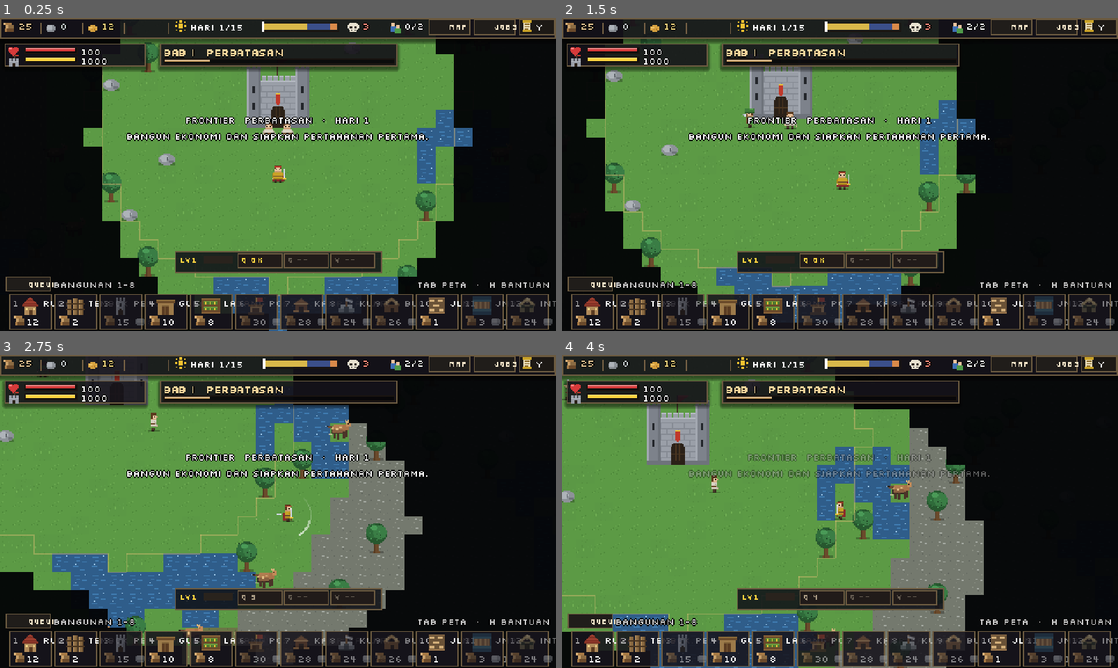
Above: before the commit, frames 1-4 (two rows, left to right).
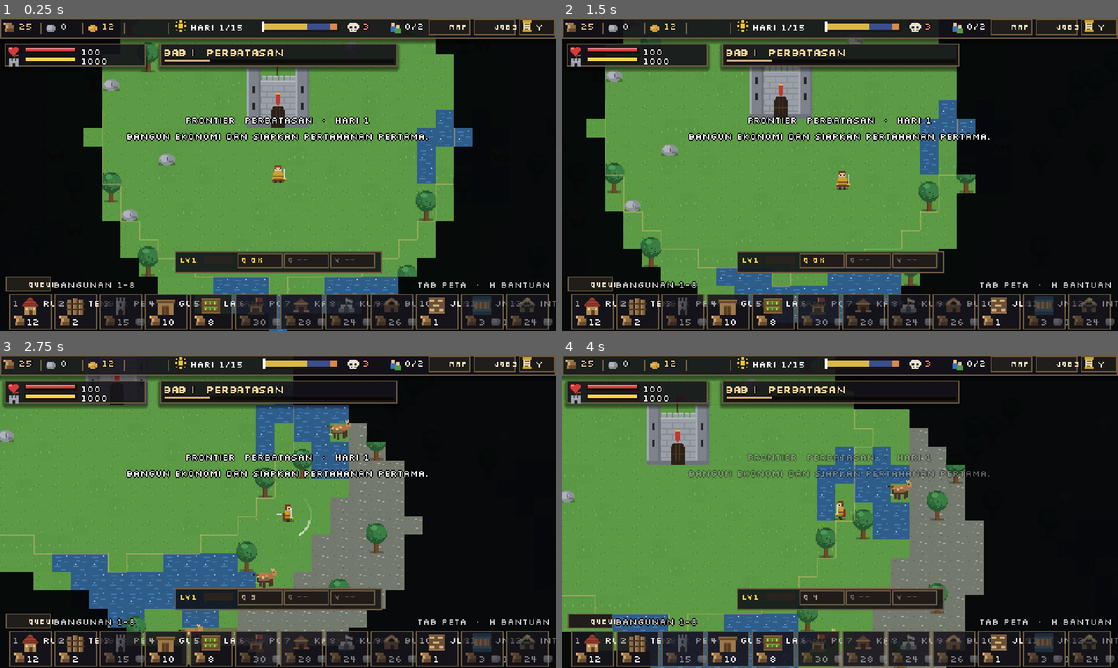
Above: after the commit, the same moments.

Repository: shimleabyte/hold-the-keep
Game: Godot game, scene res://scenes/main.tscn
The game is run twice, just before and just after one commit, with the same random seed, the same clock (stepped at 60 frames per second) and the same inputs.
Inputs (mouse positions are in pixels of both pictures, inside the frame that each line leads up to):
- Up to frame 1 (0.25 s): no input
- Up to frame 2 (1.5 s): tap Enter at 0.5 s; move the mouse to (962, 158) at 0.52 s; hold D (move_right) 0.53-1.28 s; hold F (attack) 0.53-1.28 s; click (962, 158) at 0.67 s; move the mouse to (728, 190) at 1.27 s; hold S (move_down) from 1.28 s (still down); tap C (ability_cleave) at 1.35 s
- Up to frame 3 (2.75 s): tap F (attack) at 1.55 s; move the mouse to (333, 442) at 2.02 s; release S (move_down) at 2.03 s; hold D (move_right) from 2.03 s (still down); hold F (attack) from 2.03 s (still down); tap Q (ability_dash) at 2.1 s
- Up to frame 4 (4 s): move the mouse to (812, 574) at 2.77 s; release D (move_right) at 2.78 s; release F (attack) at 2.78 s; hold W (move_up) 2.78-3.53 s; tap V (ability_rally) at 2.85 s; click (812, 574) at 2.92 s; tap F (attack) at 3.05 s; move the mouse to (1006, 558) at 3.52 s; hold A (move_left) from 3.53 s (still down); hold F (attack) from 3.53 s (still down)

The runs differ from the first frame. In frame 1, 0.1% of the frame differs, in the area x 47-53%, y 33-39%; in frame 2, 0.1%, in the area x 32-74%, y 1-36%; in frame 3, less than 0.1%; in frame 4, less than 0.1%.
Error after the commit: Parse Error: Cannot infer the type of "retreat" variable because the value doesn't have a set type. (res://scripts/entities/villager.gd:907)

Commit message:
feat: train archer-specialized soldiers at the range

Diff:
--- a/scripts/entities/arrow.gd
+++ b/scripts/entities/arrow.gd
@@ -15,7 +15,7 @@
 
 
 func _physics_process(delta: float) -> void:
-    if target == null or not is_instance_valid(target) or not target.is_in_group("enemies"):
+    if target == null or not is_instance_valid(target) or not target.is_in_group("enemies") and not target.is_in_group("enemy_garrison"):
         queue_free()
         return
     var aim := target.global_position + Vector2(0, -6)
--- a/scripts/entities/villager.gd
+++ b/scripts/entities/villager.gd
@@ -6,6 +6,7 @@
 
 const SpriteAnim := preload("res://scripts/entities/sprite_anim.gd")
 const Corpse := preload("res://scripts/entities/corpse.gd")
+const ArrowProjectile := preload("res://scripts/entities/arrow.gd")
 
 enum State { IDLE, TO_WORK, WORKING, TO_DEPOT, FLEEING, HIDDEN, FIGHT, EXPEDITION, RECALLING, SCOUTING, SCOUT_RETURNING }
 
@@ -38,6 +39,11 @@
 const SOLDIER_DAMAGE := 8
 const SOLDIER_INTERVAL := 0.8
 const SOLDIER_SEARCH := 300.0
+const ARCHER_SEARCH := 260.0
+const ARCHER_ATTACK_RANGE := 150.0
+const ARCHER_MIN_RANGE := 52.0
+const ARCHER_DAMAGE_MULT := 0.68
+const ARCHER_ATTACK_INTERVAL := 1.15
 const OUTPOST_GUARD_RADIUS := 128.0
 const OUTPOST_GUARD_ARRIVAL_RADIUS := 45.0
 const REACH := 11.0
@@ -63,10 +69,10 @@
 var military_specialization := ""
 var job: String:
     get:
-        return military_specialization if not military_specialization.is_empty() else occupation
+        return "soldier" if not military_specialization.is_empty() else occupation
     set(value):
-        if value == "soldier":
-            military_specialization = "soldier"
+        if value in ["soldier", "archer"]:
+            military_specialization = value
             occupation = ""
         else:
             occupation = value
@@ -209,8 +215,12 @@
     return "stone"
 
 
-func set_job(j: String) -> bool:
-    if j == job:
+func set_job(j: String, preferred_workplace = null) -> bool:
+    if j == "archer" and is_archer():
+        return true
+    if j == "soldier" and job == "soldier" and not is_archer():
+        return true
+    if j != "archer" and j != "soldier" and j == job:
         return true
     release_outpost_guard()
     _release()
@@ -221,10 +231,18 @@
     _scout_survey_t = 0.0
     _scout_revealed_at_target = false
     var old_max := max_hp
-    if job == "soldier" and j != "soldier":
+    if job == "soldier" and not ["soldier", "archer"].has(j):
         weapon_equipped = false
         armor_equipped = false
     job = j
+    if j == "archer" and not _claim_workplace("archer", preferred_workplace):
+        job = "soldier"
+        add_to_group("defenders")
+        max_hp = _hp_cap_for("soldier")
+        hp = clampi(roundi(float(hp) * max_hp / maxi(1, old_max)), 1, max_hp)
+        state = State.IDLE
+        queue_redraw()
+        return false
     if job in ["builder", "hunter", "scout", "healer", "blacksmith"] and not _claim_workplace(job):
         job = ""
         remove_from_group("defenders")
@@ -248,15 +266,21 @@
     queue_redraw()
     return true
 
-
 func has_valid_workplace() -> bool:
-    return workplace != null and is_instance_valid(workplace) and workplace_job == job
-
-
-func _claim_workplace(work_job: String) -> bool:
+    var expected_job := "archer" if is_archer() else job
+    return workplace != null and is_instance_valid(workplace) and workplace_job == expected_job
+
+
+func is_archer() -> bool:
+    return job == "soldier" and military_specialization == "archer"
+
+
+func _claim_workplace(work_job: String, preferred_workplace = null) -> bool:
     var best = null
     var best_path_length := INF
     for candidate in get_tree().get_nodes_in_group("buildings"):
+        if preferred_workplace != null and candidate != preferred_workplace:
+            continue
         if not candidate.has_method("free_slots") or candidate.free_slots(work_job) <= 0:
             continue
         var cells: Array[Vector2i] = candidate.cells()
@@ -283,18 +307,28 @@
 func on_workplace_lost(building) -> void:
     if workplace != building:
         return
+    var was_archer := is_archer() and workplace_job == "archer"
     _release()
     workplace = null
     workplace_job = ""
     _scout_target_cell = Vector2i(-1, -1)
     _scout_survey_t = 0.0
     _scout_revealed_at_target = false
+    if was_archer:
+        military_specialization = "soldier"
+        add_to_group("defenders")
+        max_hp = _hp_cap_for("soldier")
+        hp = clampi(hp, 1, max_hp)
+        _path = PackedVector2Array()
+        _pi = 0
+        state = State.IDLE
+        queue_redraw()
+        return
     if job == "scout":
         _path = PackedVector2Array()
         _pi = 0
         _decide_t = SCOUT_RECHECK_SECONDS
     state = State.IDLE
-
 
 func on_repair_target_lost(building) -> void:
     if target == building:
@@ -866,7 +900,19 @@
             state = State.EXPEDITION if _expeditioning and is_instance_valid(_expedition_target) else State.IDLE
         return
     var dist := position.distance_to(_foe.position)
-    if dist < REACH:
+    if is_archer() and dist <= ARCHER_ATTACK_RANGE:
+        if anim.face(_foe.position - position):
+            queue_redraw()
+        if dist < ARCHER_MIN_RANGE:
+            var retreat := (position - _foe.position).normalized()
+            if retreat.length_squared() > 0.0:
+                position += retreat * SPEED * 0.8 * delta
+        if _atk_cd <= 0.0:
+            _atk_cd = ARCHER_ATTACK_INTERVAL * (_rally_interval_mult if _rally_t > 0.0 else 1.0)
+            _fire_archer_arrow(_foe)
+            anim.play("attack", true)
+        return
+    if not is_archer() and dist < REACH:
         if anim.face(_foe.position - position):
             queue_redraw()
         if _atk_cd <= 0.0:
@@ -886,6 +932,14 @@
     else:
         position += (_foe.position - position).normalized() * (RUN_SPEED if dist > RUN_DISTANCE else SPEED) * delta
 
+
+func _fire_archer_arrow(enemy) -> void:
+    if not is_instance_valid(enemy) or world == null or world.entities == null:
+        return
+    var projectile = ArrowProjectile.new()
+    projectile.setup(enemy, maxi(1, roundi(float(_soldier_damage()) * ARCHER_DAMAGE_MULT)))
+    projectile.global_position = global_position + Vector2(0, -7)
+    world.entities.add_child(projectile)
 
 # ---------------------------------------------------------------- jobs
 
@@ -1335,7 +1389,7 @@
 
 func _nearest_enemy():
     var best = null
-    var best_d := SOLDIER_SEARCH
+    var best_d := ARCHER_SEARCH if is_archer() else SOLDIER_SEARCH
     var candidates := get_tree().get_nodes_in_group("enemy_garrison") if _expeditioning else get_tree().get_nodes_in_group("enemies")
     for e in candidates:
         var enemy := e as Node2D
@@ -1440,6 +1494,11 @@
 
 func _draw() -> void:
     anim.draw(self, TEXTURES.get(job, TEXTURES[""]), FW, FH)
+    if is_archer():
+        draw_arc(Vector2(7, -9), 7.0, -PI * 0.45, PI * 0.45, 12, Color("#a9824d"), 1.6)
+        draw_line(Vector2(2, -14), Vector2(2, -4), Color("#d4bd8e"), 0.7)
+        draw_line(Vector2(2, -9), Vector2(10, -9), Color("#c7a36e"), 0.8)
+        draw_line(Vector2(-6, -14), Vector2(-4, -18), Color("#87603b"), 1.4)
     if job == "soldier" and armor_equipped:
         draw_rect(Rect2(-3, -13, 6, 5), Color("#64727b"))
         draw_rect(Rect2(-2, -12, 4, 3), Color("#c0c6c2"))
--- a/scripts/systems/village.gd
+++ b/scripts/systems/village.gd
@@ -248,6 +248,36 @@
     return true
 
 
+func assign_nearest_archer(archery_range) -> bool:
+    if not is_instance_valid(archery_range) or String(archery_range.id) != "archery_range":
+        return false
+    if archery_range.free_slots("archer") <= 0:
+        return false
+    var best = null
+    var best_path_length := INF
+    for soldier in villagers():
+        if soldier.job != "soldier" or soldier.is_archer() or soldier.is_outpost_guard() or soldier.is_expeditioning() or soldier.is_recalling_expedition():
+            continue
+        if soldier.workplace != null:
+            continue
+        var path: PackedVector2Array = nav.path_adjacent(soldier.position, archery_range.cells())
+        if path.is_empty() and soldier.position.distance_to(archery_range.position) > 45.0:
+            continue
+        var route_length := float(path.size()) if not path.is_empty() else 0.0
+        if route_length < best_path_length:
+            best_path_length = route_length
+            best = soldier
+    return best != null and best.set_job("archer", archery_range)
+
+
+func release_archer(archery_range) -> bool:
+    if not is_instance_valid(archery_range) or String(archery_range.id) != "archery_range":
+        return false
+    for soldier in villagers():
+        if soldier.is_archer() and soldier.workplace == archery_range:
+            return soldier.set_job("soldier")
+    return false
+
 func release_outpost_guard(outpost) -> bool:
     return release_garrison_guard(outpost)
 
